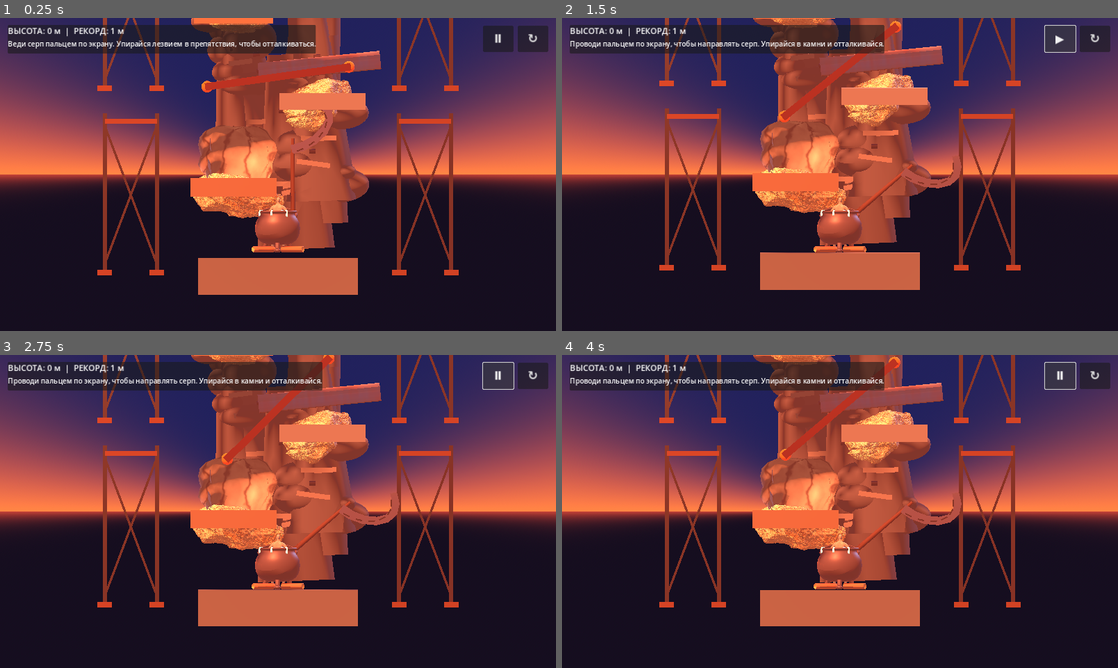
Above: before the commit, frames 1-4 (two rows, left to right).
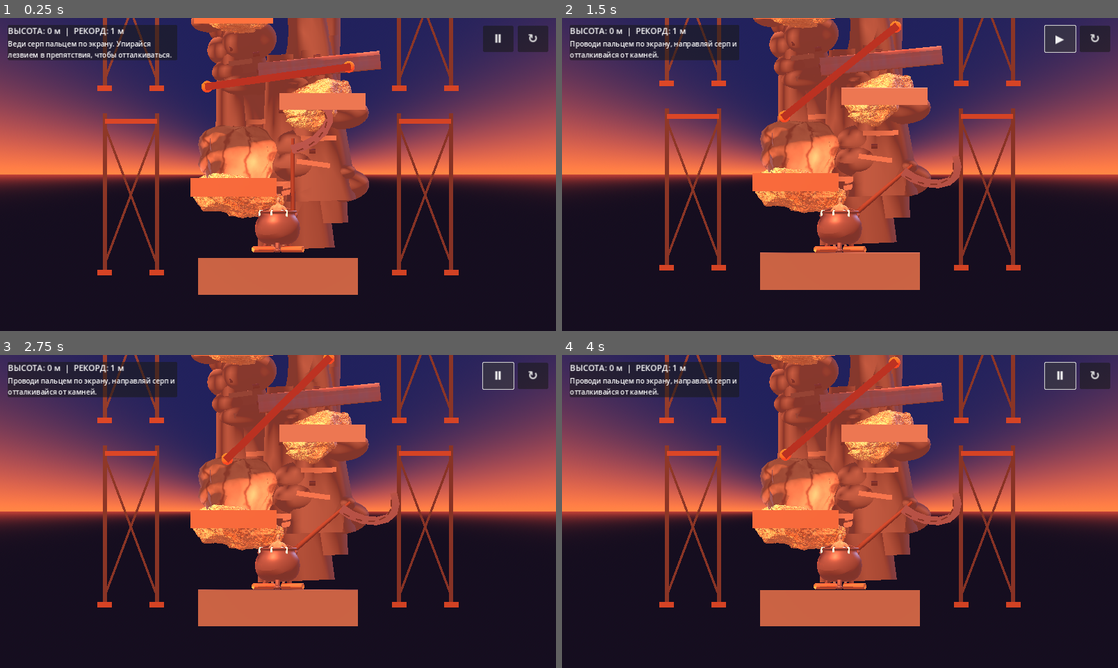
Above: after the commit, the same moments.

Repository: uchihabaha05-del/CLIMB-MASTER
Game: Godot game, scene res://scenes/main.tscn
Same seed, same stepped clock (60 frames per second), same inputs: the game is played once before the commit and once after it.
Inputs:
- Up to frame 1 (0.25 s): no input
- Up to frame 2 (1.5 s): click "↻" at 0.5 s; click "Ⅱ" at 1.25 s
- Up to frame 3 (2.75 s): click "▶" at 2 s
- Up to frame 4 (4 s): click "Ⅱ" at 2.75 s; click "▶" at 3.5 s

The runs differ from the first frame. In frame 1, 3.0% of the frame differs, in the area x 1-57%, y 2-14%; in frame 2, 3.2%, in the area x 1-58%, y 2-14%; in frame 3, 3.2%; in frame 4, 3.2%.

Commit message:
Fix checkpoint visibility, pause-safe reset and HUD layout

Diff:
--- a/scripts/main.gd
+++ b/scripts/main.gd
@@ -323,7 +323,8 @@
         ring_mesh.inner_radius = 0.65
         ring_mesh.outer_radius = 0.82
         ring.mesh = ring_mesh
-        ring.rotation.x = PI * 0.5
+        # Keep the checkpoint ring facing the side-on camera.
+        ring.rotation = Vector3.ZERO
         var ring_mat := StandardMaterial3D.new()
         ring_mat.albedo_color = Color(0.15, 0.85, 0.62)
         ring_mat.emission_enabled = true
@@ -438,7 +439,7 @@
 
     var panel := PanelContainer.new()
     panel.position = Vector2(18, 16)
-    panel.custom_minimum_size = Vector2(285, 66)
+    panel.custom_minimum_size = Vector2(390, 78)
     hud.add_child(panel)
     var vbox := VBoxContainer.new()
     panel.add_child(vbox)
@@ -450,7 +451,7 @@
 
     status_label = Label.new()
     status_label.text = "Веди серп пальцем • цепляйся и отталкивайся"
-    status_label.autowrap_mode = TextServer.AUTOWRAP_OFF
+    status_label.autowrap_mode = TextServer.AUTOWRAP_WORD_SMART
     vbox.add_child(status_label)
 
     # Only utility controls remain on screen. Movement is entirely finger-driven.
@@ -480,6 +481,7 @@
     reset_button.text = "↻"
     reset_button.tooltip_text = "Перезапуск"
     reset_button.custom_minimum_size = Vector2(70, 58)
+    reset_button.process_mode = Node.PROCESS_MODE_ALWAYS
     reset_button.add_theme_font_size_override("font_size", 28)
     reset_button.pressed.connect(_reset_player)
     controls.add_child(reset_button)
@@ -488,6 +490,7 @@
     restart_button.text = "Начать заново"
     restart_button.position = Vector2(18, 112)
     restart_button.visible = false
+    restart_button.process_mode = Node.PROCESS_MODE_ALWAYS
     restart_button.pressed.connect(_reset_player)
     hud.add_child(restart_button)
 
@@ -518,7 +521,7 @@
     camera.look_at(player.global_position + Vector3(0, 2.25, 0), Vector3.UP)
     if player.global_position.y < -8.0 and not game_over:
         game_over = true
-        status_label.text = "Падение! Возврат к контрольной точке."
+        status_label.text = "Падение! Нажми ↻, чтобы вернуться к контрольной точке."
         restart_button.visible = true
 
 func _check_checkpoint() -> void:
@@ -540,4 +543,4 @@
     player.reset_hammer()
     game_over = false
     restart_button.visible = false
-    status_label.text = "Проводи пальцем по экрану, чтобы направлять серп. Упирайся в камни и отталкивайся."
+    status_label.text = "Проводи пальцем по экрану, направляй серп и отталкивайся от камней."
